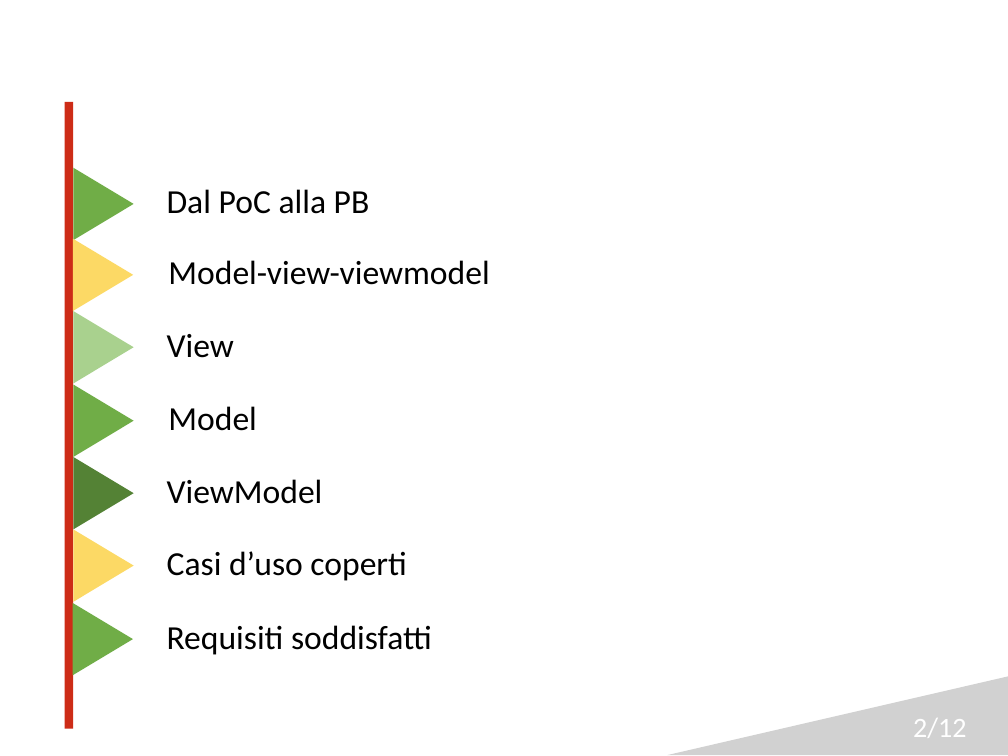
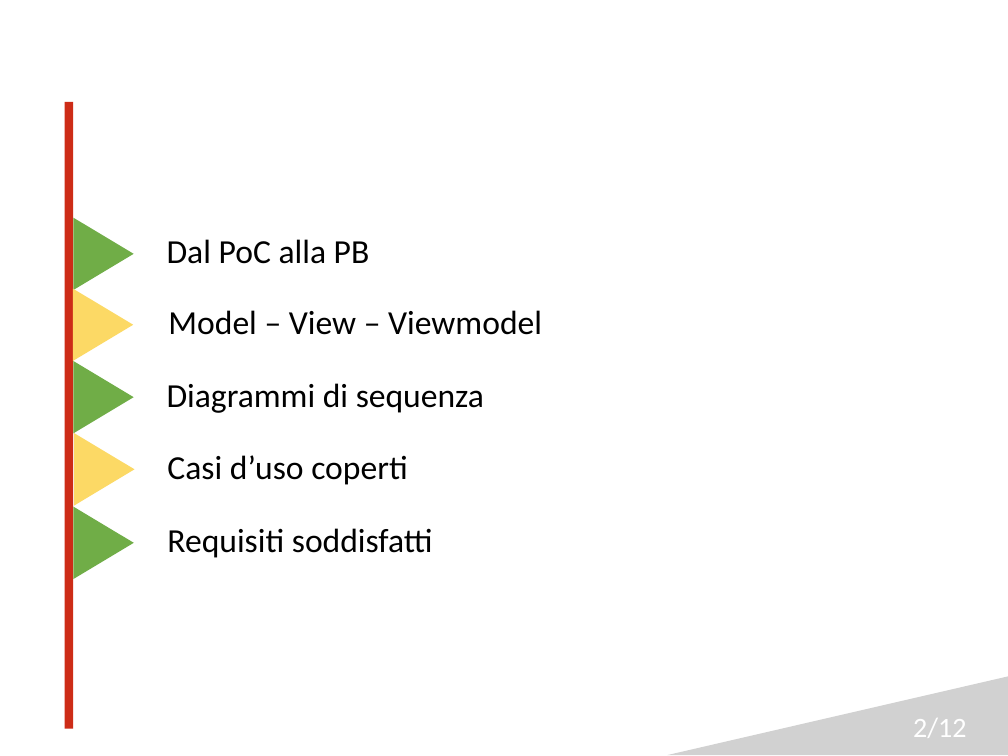
Before and after one commit to Italiaracerx/progettoSWE, a slide deck: slide 2 of Presentazioni/Presentazioni PB/Presentazione PB.pptx. Drawn at 1008x756 pixels with LibreOffice and Linux fonts; fonts in the diff are those of the drawing; background and template pictures are left out. Boxes give left, top, right and bottom in pixels: in the first picture for what was removed or moved away, otherwise in the second. Text is boxed around its words. In the diff, an @@ line names an element or a change of style, - is before the commit and + after.

```diff
--- a/Presentazioni/Presentazioni PB/Presentazione PB.pptx
+++ b/Presentazioni/Presentazioni PB/Presentazione PB.pptx
@@ text at box(168, 310, 542, 335): text changed @@
-Model-view-viewmodel
+Model – View – Viewmodel
@@ 3 triangles, 1 text: place and size @@
-3 triangles, 1 text at box(73, 167, 370, 384)
+3 triangles, 1 text at box(73, 218, 370, 433)
@@ triangle at box(74, 361, 134, 433): fill #A9D18E to #70AD47 @@
@@ triangle removed at box(74, 384, 134, 457) @@
@@ text at box(167, 383, 484, 413): text changed @@
-View
+Diagrammi di sequenza
@@ text removed at box(168, 406, 256, 431) @@
-Model
@@ triangle removed at box(74, 457, 134, 529) @@
@@ text removed at box(167, 479, 323, 504) @@
-ViewModel
@@ 2 texts, 2 triangles: place and size @@
-2 texts, 2 triangles at box(73, 529, 432, 675)
+2 texts, 2 triangles at box(74, 433, 433, 580)
```
Also in this commit, not shown: 9 other slides changed.
